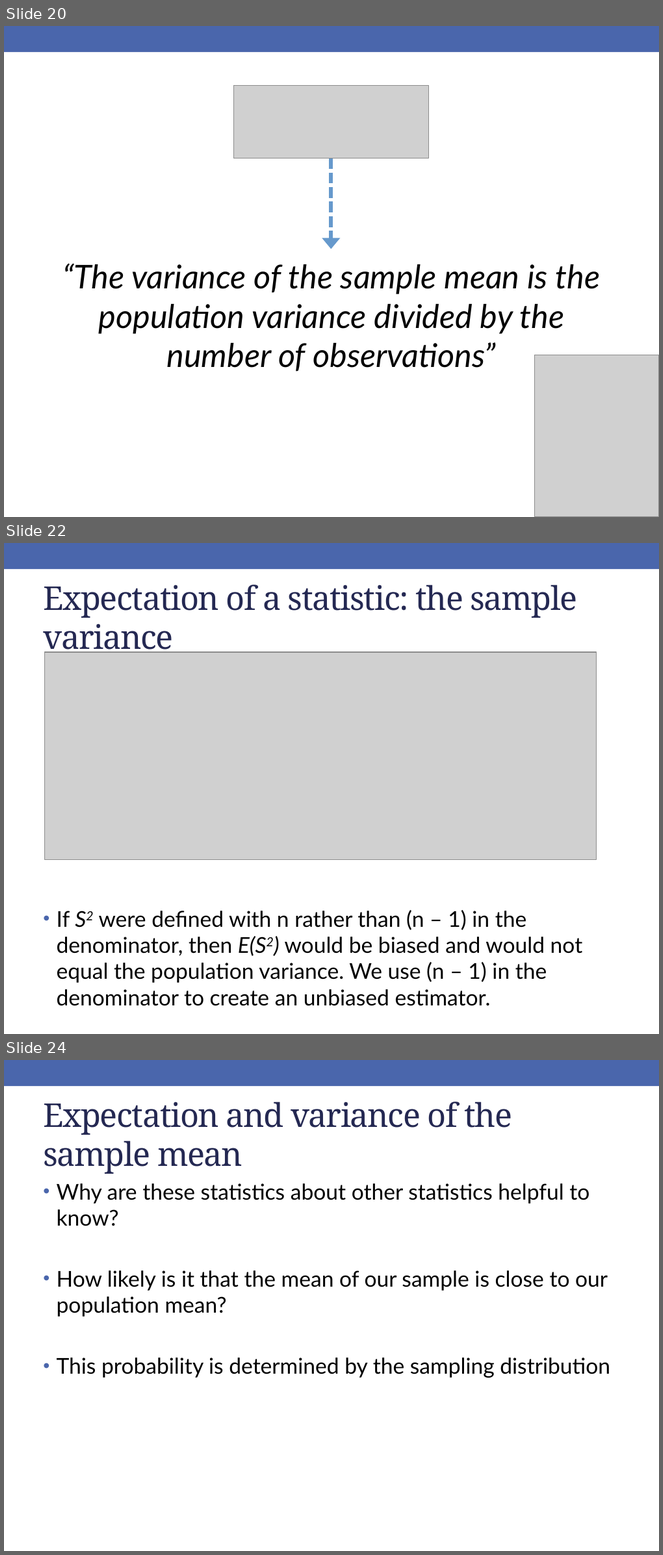
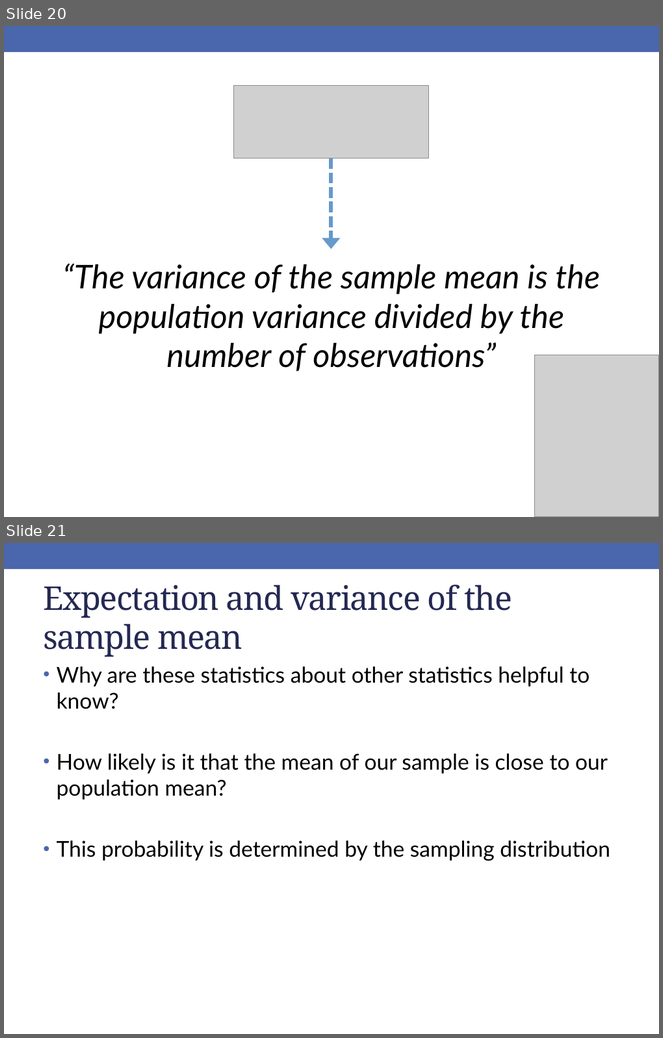
Before and after one commit to rebeccal/ohsu-math630, a slide deck: slides/cm041.pptx. Shown one above the other, each under a label of ours: slides 20, 22 and 24 before the commit, slides 20 and 21 after it; the slides between them are not shown. The pictures are 663x1555 and 663x1038 pixels, drawn with LibreOffice and Linux fonts; fonts in the diff are those of the drawing; grey boxes stand for pictures. Boxes give left, top, right and bottom in pixels: in the first picture for what was removed or moved away, otherwise in the second. Text is boxed around its words. In the diff, an @@ line names an element or a change of style, - is before the commit and + after.

```diff
--- a/slides/cm041.pptx
+++ b/slides/cm041.pptx
@@ slide 22 removed at <box>4,543,659,1034</box>, background #FFFFFF; not listed: 1 template element that a slide beside it also shows @@
@@ title removed at <box>43,585,577,658</box> @@
-Expectation of a statistic: the sample variance
@@ picture removed at <box>44,652,596,860</box> @@
@@ text removed at <box>57,910,583,1006</box> @@
-• If S2 were defined with n rather than (n – 1) in the denominator, then E(S2) would be biased and would not equal the population variance. We use (n – 1) in the denominator to create an unbiased estimator.
@@ what was slide 24 is now slide 21 @@
```
Also in this commit, not shown: 3 slides changed, 2 other slides removed, 17 other files.
